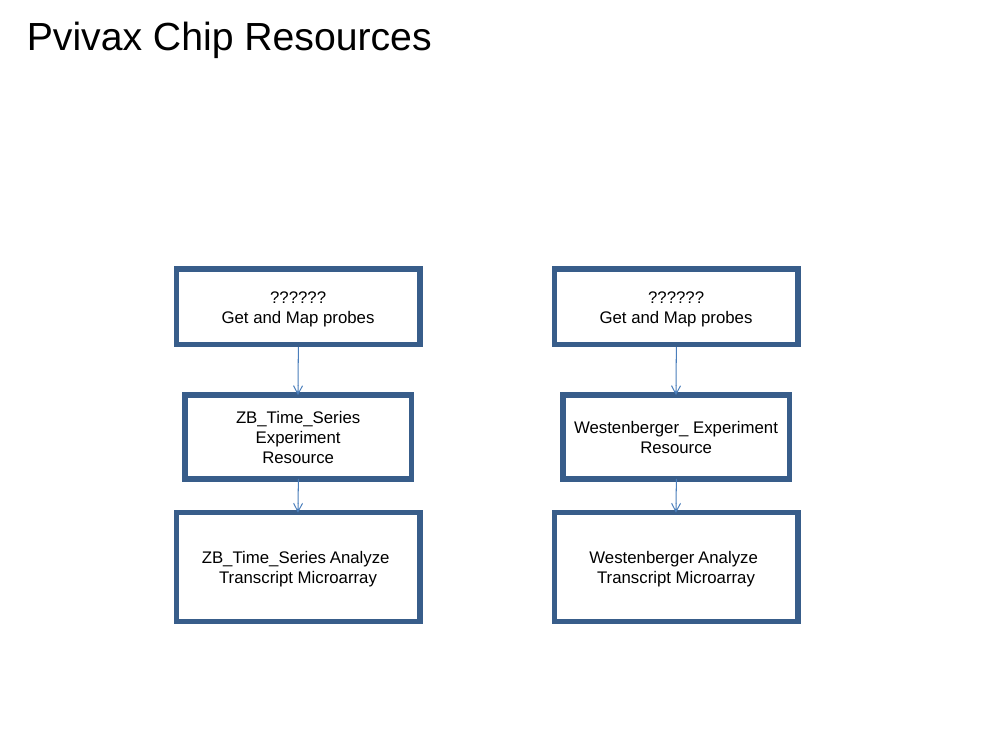
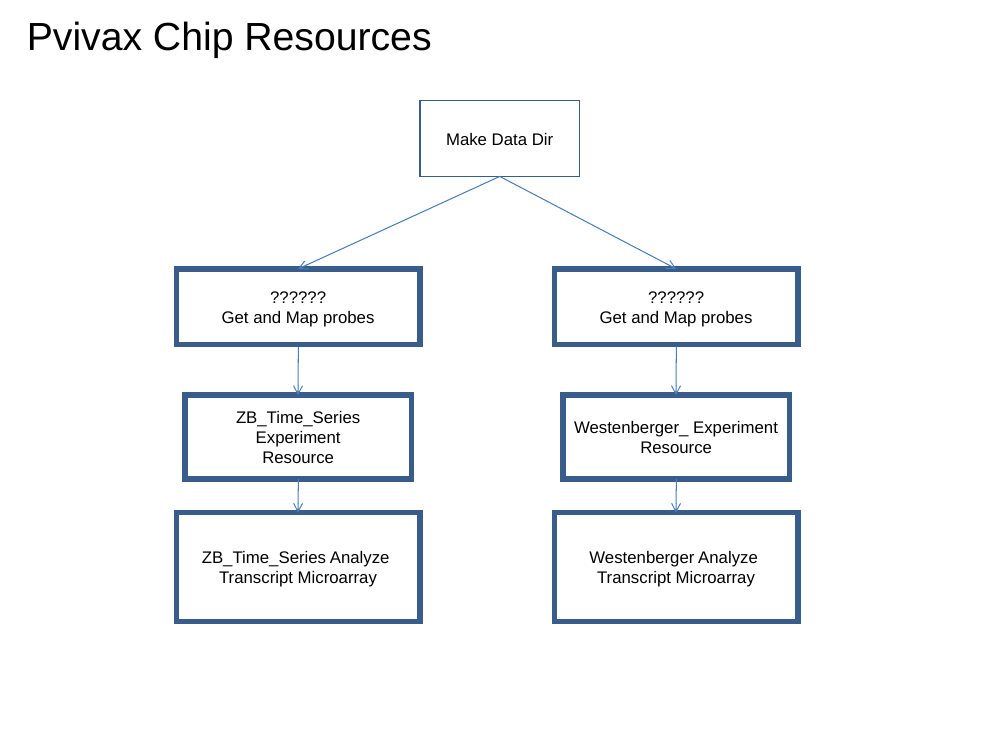
Before and after one commit to VEuPathDB/ApiCommonWorkflow, a slide deck: slide 36 of Main/doc/IntegratedWorkflow.ppt (slide 35 before the commit). Drawn at 1008x756 pixels with LibreOffice and Linux fonts; fonts in the diff are those of the drawing. Boxes give left, top, right and bottom in pixels: in the first picture for what was removed or moved away, otherwise in the second. Text is boxed around its words. In the diff, an @@ line names an element or a change of style, - is before the commit and + after.

```diff
--- a/Main/doc/IntegratedWorkflow.ppt
+++ b/Main/doc/IntegratedWorkflow.ppt
@@ rectangle added at [420,101,580,176], outline #385D8A 0.99 pt, 12 pt, text #000000 @@
+Make Data Dir
@@ arrow added from (500, 176) to (298, 269), #4A7EBB 0.74 pt @@
@@ arrow added from (500, 176) to (676, 269), #4A7EBB 0.74 pt @@
```
Also in this commit, not shown: 6 other slides changed, 3 slides added.
